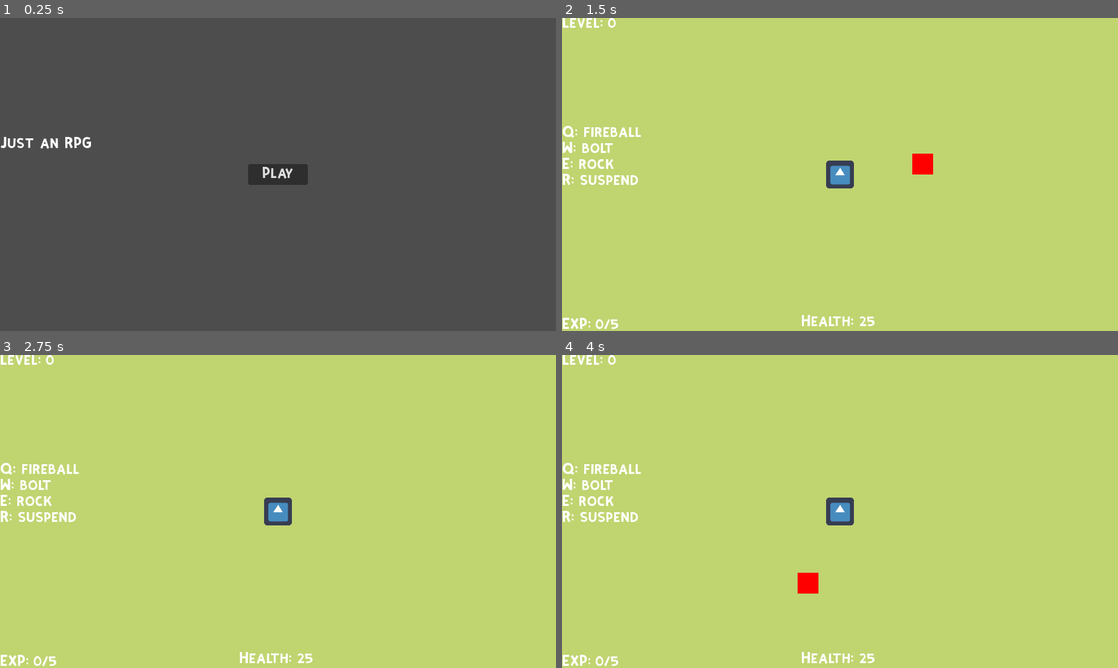
Above: before the commit, frames 1-4 (two rows, left to right).
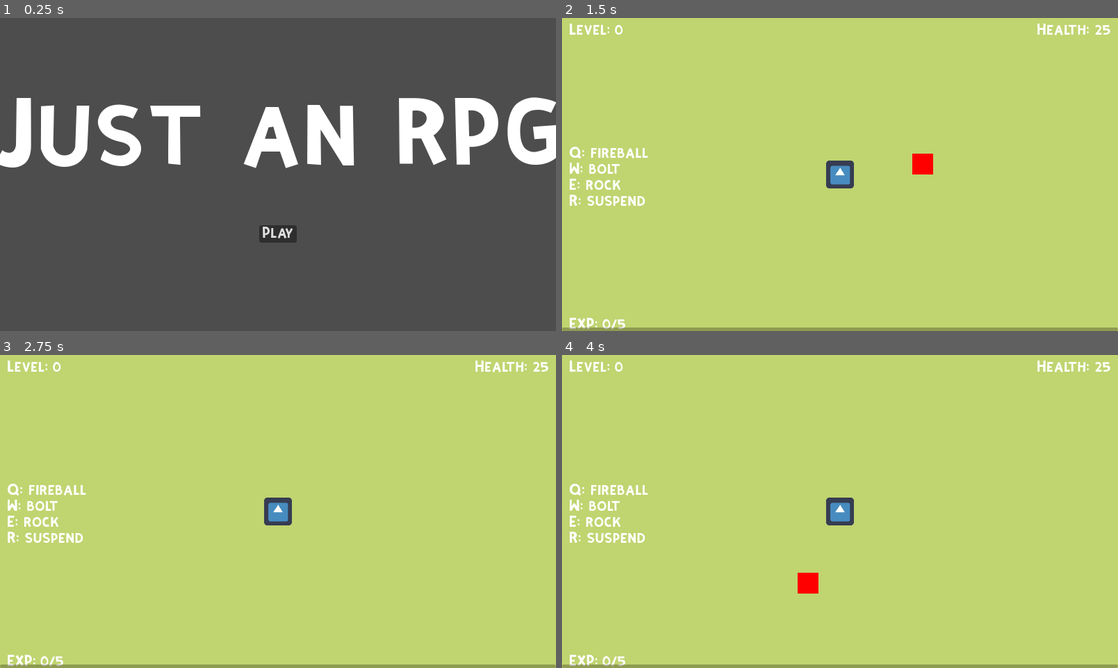
Above: after the commit, the same moments.

Repository: sakata24/Magus-Exo
Game: Godot game, scene res://HUDs/Home.tscn
Two runs of this game, one before a commit and one after it. Both use one fixed random seed, a clock stepped at 60 frames per second and the inputs below. The engine's default icon, where the game draws it, is replaced by a stand-in: a white triangle on a blue panel in a dark square.
Inputs (mouse positions are in pixels of both pictures, inside the frame that each line leads up to):
- Up to frame 1 (0.25 s): no input
- Up to frame 2 (1.5 s): click "Play" at 0.5 s; tap Enter at 1.25 s; move the mouse to (962, 158) at 1.27 s; hold E (E) from 1.28 s (still down)
- Up to frame 3 (2.75 s): tap Q (Q) at 1.55, 2.1 s; move the mouse to (166, 527) at 2.02 s; release E (E) at 2.03 s; tap R (R) at 2.3 s
- Up to frame 4 (4 s): move the mouse to (895, 442) at 2.77 s; hold R (R) 2.78-3.53 s; tap W (W) at 3.05, 3.6 s; move the mouse to (812, 574) at 3.52 s; tap E (E) at 3.8 s

The runs differ from the first frame. In frame 1, 9.8% of the frame differs, in the area x 0-100%, y 25-72%; in frame 2, 3.4%; in frame 3, 3.4%; in frame 4, 3.4%.

Commit message:
UI boomed

Diff:
--- a/HUDs/HUD.gd
+++ b/HUDs/HUD.gd
@@ -5,7 +5,9 @@
 	pass
 
 func _set_xp(xp, max_xp):
-	$EXPLabel.text = ("EXP: " + str(xp) + "/" + str(max_xp))
+	$MarginContainer/VBoxContainer/EXPLabel.text = ("EXP: " + str(xp) + "/" + str(max_xp))
+	$EXPBar.max_value = max_xp
+	$EXPBar.value = xp
 
 func _set_lvl(lvl):
-	$LVLLabel.text = ("Level: " + str(lvl))
+	$MarginContainer/VBoxContainer/HBoxContainer/LVLLabel.text = ("Level: " + str(lvl))
--- a/HUDs/HUD.tscn
+++ b/HUDs/HUD.tscn
@@ -3,7 +3,10 @@
 [ext_resource type="Script" path="res://HUDs/HUD.gd" id="1"]
 [ext_resource type="FontFile" uid="uid://o7m3yeirq5vk" path="res://Resources/fonts/KiriFont.ttf" id="2"]
 
-[sub_resource type="FontFile" id="1"]
+[sub_resource type="FontFile" id="4"]
+subpixel_positioning = 0
+msdf_pixel_range = 14
+msdf_size = 128
 fallbacks = Array[Font]([ExtResource("2")])
 cache/0/16/0/ascent = 0.0
 cache/0/16/0/descent = 0.0
@@ -12,7 +15,10 @@
 cache/0/16/0/scale = 1.0
 cache/0/16/0/kerning_overrides/16/0 = Vector2(0, 0)
 
-[sub_resource type="FontFile" id="2"]
+[sub_resource type="FontFile" id="1"]
+subpixel_positioning = 0
+msdf_pixel_range = 14
+msdf_size = 128
 fallbacks = Array[Font]([ExtResource("2")])
 cache/0/16/0/ascent = 0.0
 cache/0/16/0/descent = 0.0
@@ -22,6 +28,9 @@
 cache/0/16/0/kerning_overrides/16/0 = Vector2(0, 0)
 
 [sub_resource type="FontFile" id="3"]
+subpixel_positioning = 0
+msdf_pixel_range = 14
+msdf_size = 128
 fallbacks = Array[Font]([ExtResource("2")])
 cache/0/16/0/ascent = 0.0
 cache/0/16/0/descent = 0.0
@@ -35,7 +44,10 @@
 cache/0/16/0/glyphs/0/texture_idx = -1
 cache/0/16/0/kerning_overrides/16/0 = Vector2(0, 0)
 
-[sub_resource type="FontFile" id="4"]
+[sub_resource type="FontFile" id="2"]
+subpixel_positioning = 0
+msdf_pixel_range = 14
+msdf_size = 128
 fallbacks = Array[Font]([ExtResource("2")])
 cache/0/16/0/ascent = 0.0
 cache/0/16/0/descent = 0.0
@@ -47,34 +59,39 @@
 [node name="HUD" type="CanvasLayer"]
 script = ExtResource("1")
 
-[node name="HealthLabel" type="Label" parent="."]
-anchors_preset = 7
-anchor_left = 0.5
-anchor_top = 1.0
-anchor_right = 0.5
+[node name="MarginContainer" type="MarginContainer" parent="."]
+anchors_preset = 15
+anchor_right = 1.0
 anchor_bottom = 1.0
-offset_left = -56.0
-offset_top = -21.0
-offset_right = 56.0
+grow_horizontal = 2
+grow_vertical = 2
+theme_override_constants/margin_left = 10
+theme_override_constants/margin_top = 10
+theme_override_constants/margin_right = 10
+
+[node name="VBoxContainer" type="VBoxContainer" parent="MarginContainer"]
+layout_mode = 2
+alignment = 1
+
+[node name="HBoxContainer" type="HBoxContainer" parent="MarginContainer/VBoxContainer"]
+layout_mode = 2
+alignment = 1
+
+[node name="LVLLabel" type="Label" parent="MarginContainer/VBoxContainer/HBoxContainer"]
+layout_mode = 2
+theme_override_fonts/font = SubResource("4")
+text = "Level: 0"
+
+[node name="HealthLabel" type="Label" parent="MarginContainer/VBoxContainer/HBoxContainer"]
+layout_mode = 2
+size_flags_horizontal = 10
 theme_override_fonts/font = SubResource("1")
 text = "Health: 0"
 
-[node name="EXPLabel" type="Label" parent="."]
-anchors_preset = 2
-anchor_top = 1.0
-anchor_bottom = 1.0
-offset_top = -17.0
-offset_right = 79.0
-theme_override_fonts/font = SubResource("2")
-text = "EXP: 0 /10"
-
-[node name="EquippedSkills" type="Label" parent="."]
-anchors_preset = 4
-anchor_top = 0.5
-anchor_bottom = 0.5
-offset_top = -68.5
-offset_right = 40.0
-offset_bottom = 68.5
+[node name="EquippedSkills" type="Label" parent="MarginContainer/VBoxContainer"]
+layout_mode = 2
+size_flags_horizontal = 0
+size_flags_vertical = 6
 theme_override_fonts/font = SubResource("3")
 text = "Q:
 
@@ -84,8 +101,23 @@
 
 R:"
 
-[node name="LVLLabel" type="Label" parent="."]
-offset_right = 50.0
-offset_bottom = 14.0
-theme_override_fonts/font = SubResource("4")
-text = "Level: 0"
+[node name="EXPLabel" type="Label" parent="MarginContainer/VBoxContainer"]
+layout_mode = 2
+size_flags_vertical = 1
+theme_override_fonts/font = SubResource("2")
+text = "EXP: 0 /10"
+vertical_alignment = 1
+
+[node name="EXPBar" type="ProgressBar" parent="."]
+modulate = Color(1, 0.952941, 0.27451, 1)
+custom_minimum_size = Vector2(0, 5)
+anchors_preset = 12
+anchor_top = 1.0
+anchor_right = 1.0
+anchor_bottom = 1.0
+offset_top = -4.0
+grow_horizontal = 2
+grow_vertical = 0
+max_value = 10.0
+step = 1.0
+show_percentage = false
--- a/HUDs/Home.gd
+++ b/HUDs/Home.gd
@@ -1,4 +1,4 @@
-extends CanvasLayer
+extends Control
 
 
 func _ready():
--- a/HUDs/Home.tscn
+++ b/HUDs/Home.tscn
@@ -11,6 +11,14 @@
 cache/0/16/0/underline_thickness = 0.0
 cache/0/16/0/scale = 1.0
 cache/0/16/0/kerning_overrides/16/0 = Vector2(0, 0)
+cache/0/16/0/kerning_overrides/100/0 = Vector2(0, 0)
+cache/0/100/0/ascent = 0.0
+cache/0/100/0/descent = 0.0
+cache/0/100/0/underline_position = 0.0
+cache/0/100/0/underline_thickness = 0.0
+cache/0/100/0/scale = 1.0
+cache/0/100/0/kerning_overrides/16/0 = Vector2(0, 0)
+cache/0/100/0/kerning_overrides/100/0 = Vector2(0, 0)
 
 [sub_resource type="FontFile" id="2"]
 fallbacks = Array[Font]([ExtResource("2")])
@@ -21,30 +29,38 @@
 cache/0/16/0/scale = 1.0
 cache/0/16/0/kerning_overrides/16/0 = Vector2(0, 0)
 
-[node name="Home" type="CanvasLayer"]
+[node name="Home" type="Control"]
+layout_mode = 3
+anchors_preset = 15
+anchor_right = 1.0
+anchor_bottom = 1.0
+grow_horizontal = 2
+grow_vertical = 2
 script = ExtResource("1")
 
-[node name="Title" type="Label" parent="."]
-anchors_preset = -1
-anchor_top = 0.4
+[node name="VBoxContainer" type="VBoxContainer" parent="."]
+layout_mode = 1
+anchors_preset = 15
 anchor_right = 1.0
-anchor_bottom = 0.4
-offset_top = -7.0
-offset_bottom = 7.0
+anchor_bottom = 1.0
+grow_horizontal = 2
+grow_vertical = 2
+theme_override_constants/separation = 70
+alignment = 1
+
+[node name="Title" type="Label" parent="VBoxContainer"]
+layout_mode = 2
+size_flags_horizontal = 4
 theme_override_fonts/font = SubResource("1")
+theme_override_font_sizes/font_size = 100
 text = "Just an RPG"
+horizontal_alignment = 1
 
-[node name="StartButton" type="Button" parent="."]
-anchors_preset = 8
-anchor_left = 0.5
-anchor_top = 0.5
-anchor_right = 0.5
-anchor_bottom = 0.5
-offset_left = -43.0
-offset_top = -15.0
-offset_right = 43.0
-offset_bottom = 15.0
+[node name="StartButton" type="Button" parent="VBoxContainer"]
+layout_mode = 2
+size_flags_horizontal = 4
+size_flags_vertical = 4
 theme_override_fonts/font = SubResource("2")
 text = "Play"
 
-[connection signal="pressed" from="StartButton" to="." method="_on_StartButton_pressed"]
+[connection signal="pressed" from="VBoxContainer/StartButton" to="." method="_on_StartButton_pressed"]
--- a/HUDs/Menu.tscn
+++ b/HUDs/Menu.tscn
@@ -4,6 +4,9 @@
 [ext_resource type="FontFile" uid="uid://o7m3yeirq5vk" path="res://Resources/fonts/KiriFont.ttf" id="2"]
 
 [sub_resource type="FontFile" id="1"]
+subpixel_positioning = 0
+msdf_pixel_range = 14
+msdf_size = 128
 fallbacks = Array[Font]([ExtResource("2")])
 cache/0/16/0/ascent = 0.0
 cache/0/16/0/descent = 0.0
@@ -13,6 +16,9 @@
 cache/0/16/0/kerning_overrides/16/0 = Vector2(0, 0)
 
 [sub_resource type="FontFile" id="3"]
+subpixel_positioning = 0
+msdf_pixel_range = 14
+msdf_size = 128
 fallbacks = Array[Font]([ExtResource("2")])
 cache/0/16/0/ascent = 0.0
 cache/0/16/0/descent = 0.0
@@ -48,12 +54,17 @@
 anchor_top = 1.0
 anchor_right = 1.0
 anchor_bottom = 1.0
-offset_left = -66.0
-offset_top = -23.0
+offset_left = -91.0
+offset_top = -44.0
+offset_right = -25.0
+offset_bottom = -19.0
+grow_horizontal = 0
+grow_vertical = 0
 theme_override_fonts/font = SubResource("3")
 text = "QUIT"
 
 [node name="QuitConfirm" type="ConfirmationDialog" parent="."]
+initial_position = 1
 dialog_text = "Exit the game?"
 
 [connection signal="pressed" from="QuitButton" to="." method="_on_QuitButton_pressed"]
--- a/Main.gd
+++ b/Main.gd
@@ -7,9 +7,9 @@
 		monster.connect("giveXp", Callable($Player, "gain_xp"))
 
 	# connect hud to player
-	$HUD/HealthLabel.text = ("Health: " + str($Player.health))
-	$HUD/EXPLabel.text = ("EXP: " + str($Player.xp) + " /" + str($Player.currentXpThreshold))
-	$HUD/EquippedSkills.text = ("Q: " + str(Unive …(288 unchanged characters)…
+	$HUD/MarginContainer/VBoxContainer/HBoxContainer/HealthLabel.text = ("Health: " + str($Player.health))
+	$HUD/MarginContainer/VBoxContainer/EXPLabel.text = ("EXP: " + str($Player.xp) + " /" + str($Player.currentXpThreshold))
+	$HUD/MarginContainer/VBoxContainer/EquippedSkills.text = ("Q: " + str(Unive …(288 unchanged characters)…
 	$Player.connect("gained_xp", Callable($HUD, "_set_xp"))
 	$Player.connect("level_up", Callable($HUD, "_set_lvl"))
 	$Player.connect("moving_to", Callable(self, "_show_click"))
